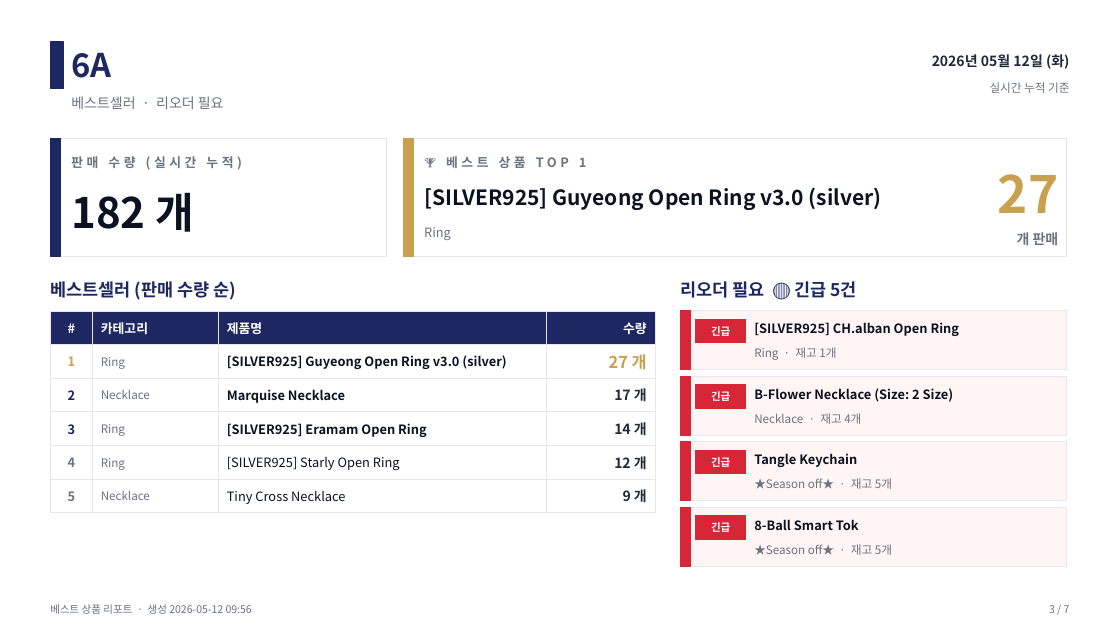
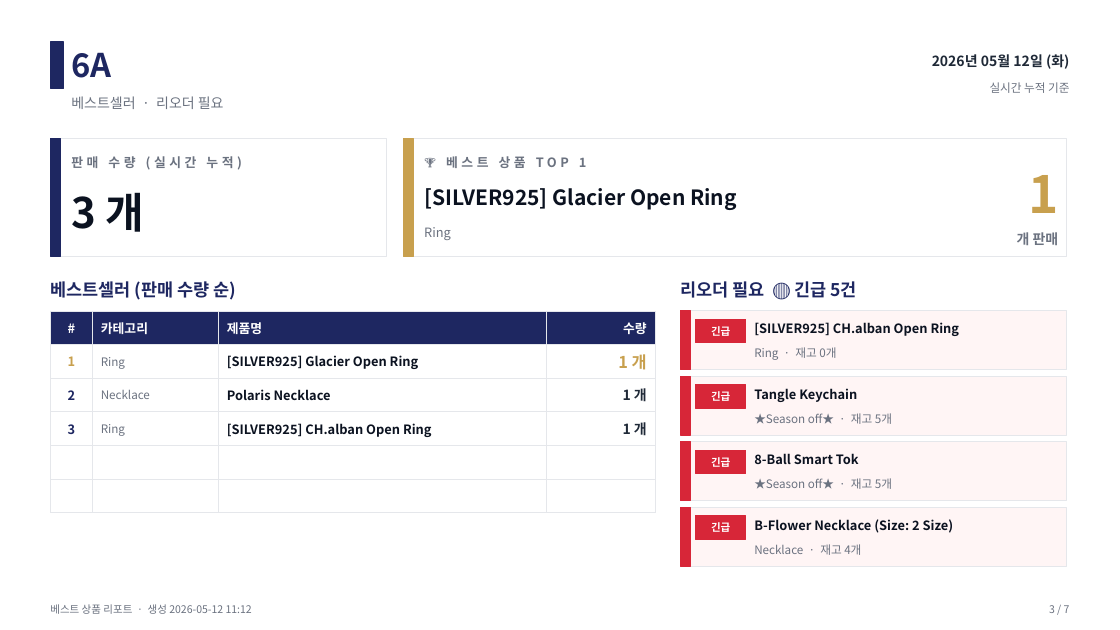
Before and after one commit to j65209/Brightbeed, a slide deck: slide 3 of data/sales-report.pptx. Drawn at 1120x630 pixels with LibreOffice and Linux fonts; fonts in the diff are those of the drawing. Boxes give left, top, right and bottom in pixels: in the first picture for what was removed or moved away, otherwise in the second. Text is boxed around its words. In the diff, an @@ line names an element or a change of style, - is before the commit and + after.

Commit message:
chore: 매출 PPT 업로드 (best-sellers-2026-05-12.pptx) — Phase 2 테스트

```diff
--- a/data/sales-report.pptx
+++ b/data/sales-report.pptx
@@ text at [1028,175,1058,213]: text changed @@
-27
+1
@@ text at [71,192,145,232]: text changed @@
-182 개
+3 개
@@ text at [424,188,737,210]: text changed @@
-[SILVER925] Guyeong Open Ring v3.0 (silver)
+[SILVER925] Glacier Open Ring
@@ table at [50,311,655,441] @@
-row 2, column 3: [SILVER925] Guyeong Open Ring v3.0 (silver)
+row 2, column 3: [SILVER925] Glacier Open Ring
-row 2, column 4: 27 개
+row 2, column 4: 1 개
-row 3, column 3: Marquise Necklace
+row 3, column 3: Polaris Necklace
-row 3, column 4: 17 개
+row 3, column 4: 1 개
-row 4, column 3: [SILVER925] Eramam Open Ring
+row 4, column 3: [SILVER925] CH.alban Open Ring
-row 4, column 4: 14 개
+row 4, column 4: 1 개
-row 5: 4 | Ring | [SILVER925] Starly Open Ring | 12 개
+row 5:  |  |  | 
-row 6: 5 | Necklace | Tiny Cross Necklace | 9 개
+row 6:  |  |  | 
@@ text at [754,347,836,360]: text changed @@
-Ring · 재고 1개
+Ring · 재고 0개
@@ text "Tangle Keychain": place and size @@
-text "Tangle Keychain" at [754,453,857,467]
+text "Tangle Keychain" at [754,388,857,402]
@@ text at [754,413,892,424]: text changed @@
-Necklace · 재고 4개
+★Season off★ · 재고 5개
@@ text "8-Ball Smart Tok": place and size @@
-text "8-Ball Smart Tok" at [754,519,859,530]
+text "8-Ball Smart Tok" at [754,453,859,464]
@@ text "B-Flower Necklace (Size: 2 Size)": place and size @@
-text "B-Flower Necklace (Size: 2 Size)" at [754,388,954,402]
+text "B-Flower Necklace (Size: 2 Size)" at [754,519,954,533]
@@ text at [754,544,861,555]: text changed @@
-★Season off★ · 재고 5개
+Necklace · 재고 4개
@@ text at [50,604,252,614]: text changed @@
-베스트 상품 리포트 · 생성 2026-05-12 09:56
+베스트 상품 리포트 · 생성 2026-05-12 11:12
```
Also in this commit, not shown: 6 other slides changed.
